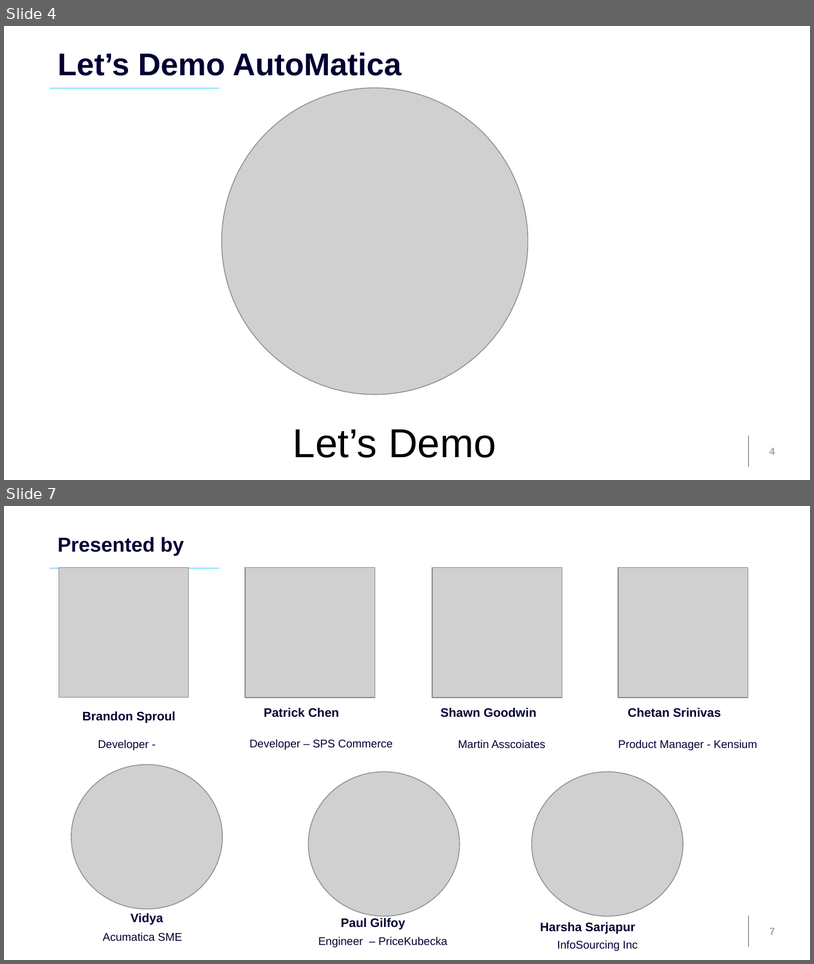
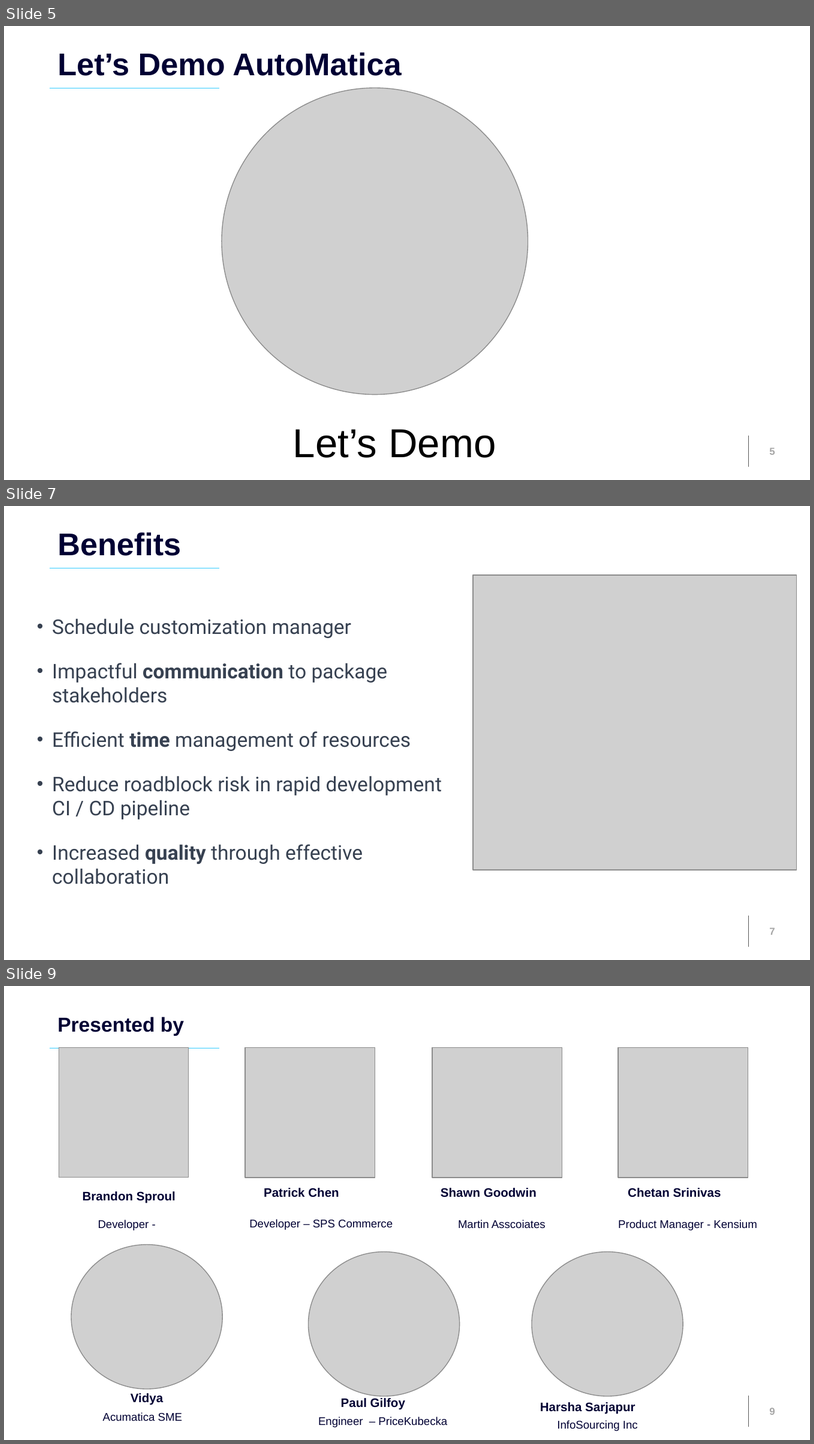
Before and after one commit to AcumaticaHackathon/2023-Team-Mu, a slide deck: 2023 Hackathon Presentation - Team Mu Final_V1.pptx. Shown one above the other, each under a label of ours: slides 4 and 7 before the commit, slides 5, 7 and 9 after it; the slides between them are not shown. The pictures are 814x964 and 814x1444 pixels, drawn with LibreOffice and Linux fonts; fonts in the diff are those of the drawing; grey boxes stand for pictures; background and template pictures are left out. Boxes give left, top, right and bottom in pixels: in the first picture for what was removed or moved away, otherwise in the second. Text is boxed around its words. In the diff, an @@ line names an element or a change of style, - is before the commit and + after.

```diff
--- a/2023 Hackathon Presentation - Team Mu Final_V1.pptx
+++ b/2023 Hackathon Presentation - Team Mu Final_V1.pptx
@@ slide 7 added at <box>4,506,810,960</box>, background #FFFFFF; not listed: 3 template elements that a slide beside it also shows @@
@@ title added at <box>57,532,181,556</box>, 28 pt, text #000033, bold @@
+Benefits
@@ picture added at <box>473,574,797,869</box> @@
@@ text added at <box>52,618,442,884</box>, 18 pt, text #374151 @@
+• Schedule customization manager
+• Impactful communication to package stakeholders
+• Efficient time management of resources
+• Reduce roadblock risk in rapid development CI / CD pipeline
+• Increased quality through effective collaboration
@@ what was slide 4 is now slide 5 @@
@@ page number at <box>770,447,775,454</box>: text changed @@
-4
+5
@@ what was slide 7 is now slide 9 @@
@@ page number at <box>770,1407,775,1414</box>: text changed @@
-7
+9
```
Also in this commit, not shown: 2 slides changed, 3 other slides added, 2 slides removed.
